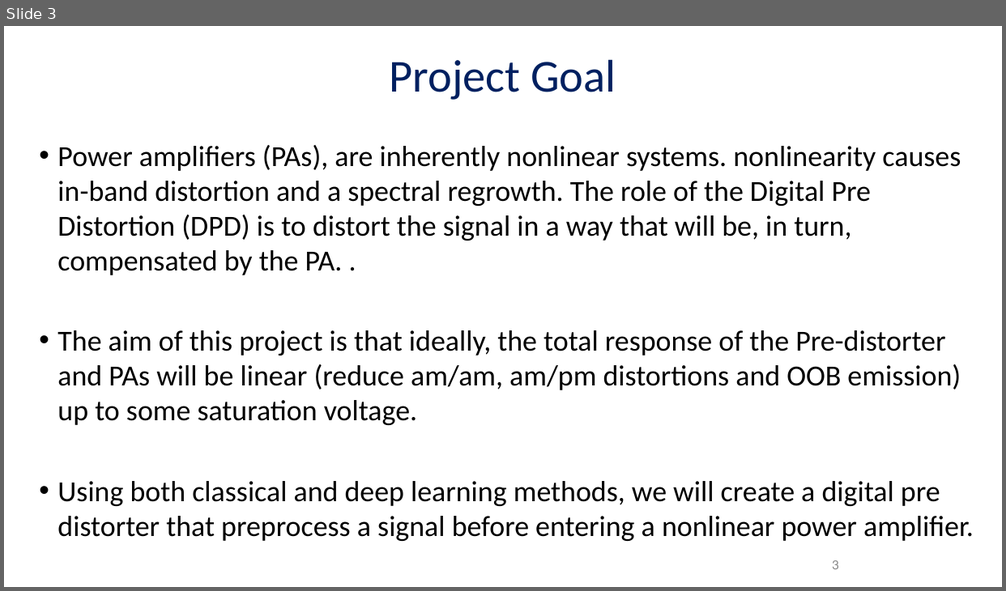
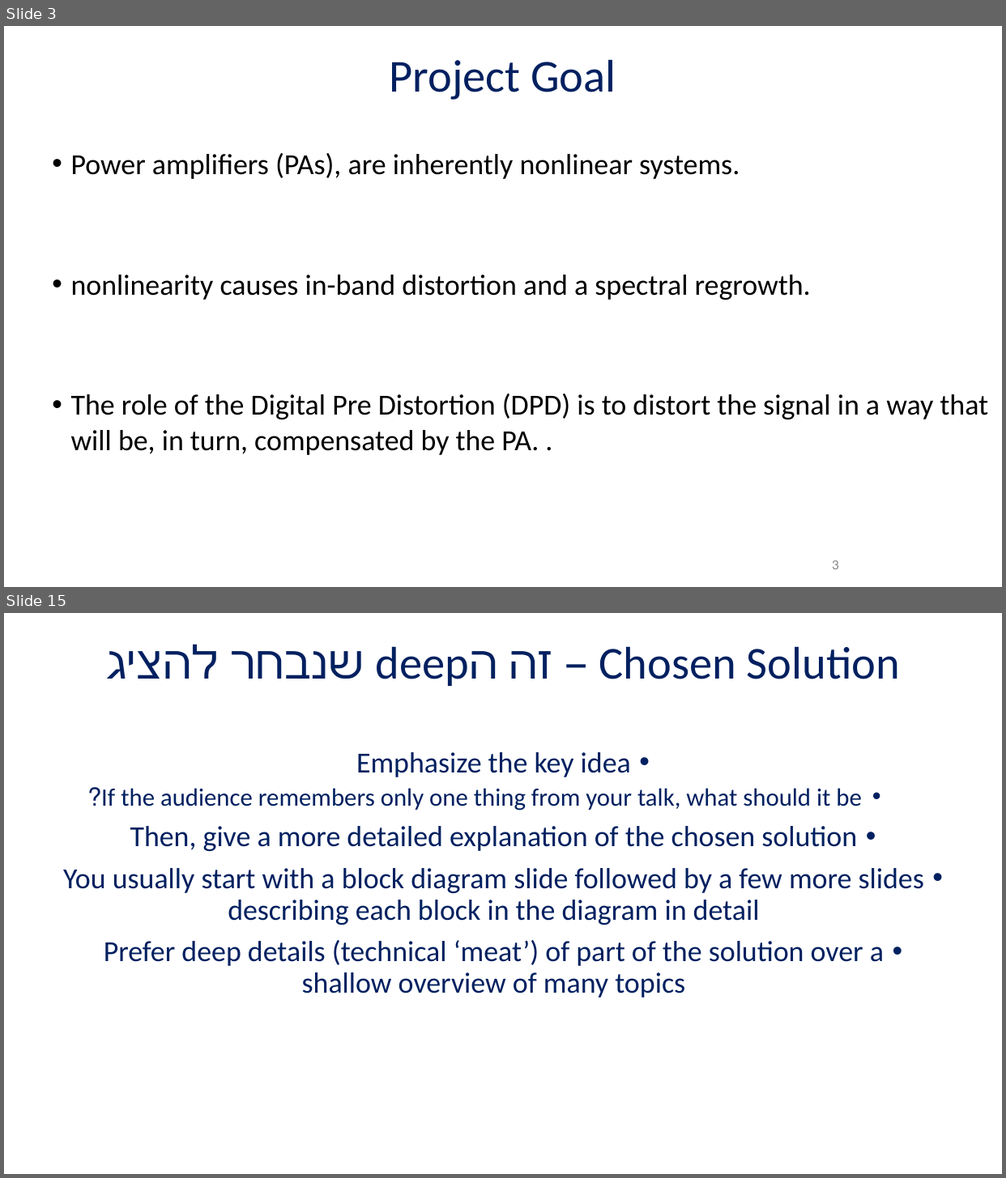
Before and after one commit to AdirCN/DPD, a slide deck: documents/Final Presentation.pptx. Shown one above the other, each under a label of ours: slide 3 before the commit, slides 3 and 15 after it; the slides between them are not shown. The pictures are 1006x591 and 1006x1178 pixels, drawn with LibreOffice and Linux fonts; fonts in the diff are those of the drawing. Boxes give left, top, right and bottom in pixels: in the first picture for what was removed or moved away, otherwise in the second. Text is boxed around its words. In the diff, an @@ line names an element or a change of style, - is before the commit and + after.

```diff
--- a/documents/Final Presentation.pptx
+++ b/documents/Final Presentation.pptx
@@ slide 15 added at bbox=[4, 613, 1002, 1174], background #FFFFFF @@
@@ text added at bbox=[599, 646, 900, 679], 44 pt, text #002060 @@
+Chosen Solution – זה הdeep שנבחר להציג
@@ text added at bbox=[63, 752, 924, 998], 28 pt, text #002060 @@
+• Emphasize the key idea
+  • If the audience remembers only one thing from your talk, what should it be?
+• Then, give a more detailed explanation of the chosen solution
+• You usually start with a block diagram slide followed by a few more slides describing each block in the diagram in detail
+• Prefer deep details (technical ‘meat’) of part of the solution over a shallow overview of many topics
@@ slide 3 changed as well @@
@@ text at bbox=[71, 153, 988, 455]: text changed @@
-  • Power amplifiers (PAs), are inherently nonlinear systems. nonlinearity causes in-band distortion and a spectral regrowth. The role of the Digital Pre Distortion (DPD) is to distort the signal in a way that will be, in turn, compensated by the PA. .
-  • The aim of this project is that ideally, the total response of the Pre-distorter and PAs will be linear (reduce am/am, am/pm distortions and OOB emission) up to some saturation voltage.
-  • Using both classical and deep learning methods, we will create a digital pre distorter that preprocess a signal before entering a nonlinear power amplifier.
+  • Power amplifiers (PAs), are inherently nonlinear systems.
+  • nonlinearity causes in-band distortion and a spectral regrowth.
+  • The role of the Digital Pre Distortion (DPD) is to distort the signal in a way that will be, in turn, compensated by the PA. .
```
Also in this commit, not shown: 23 other slides added, 1 slide removed, 1 other file.
